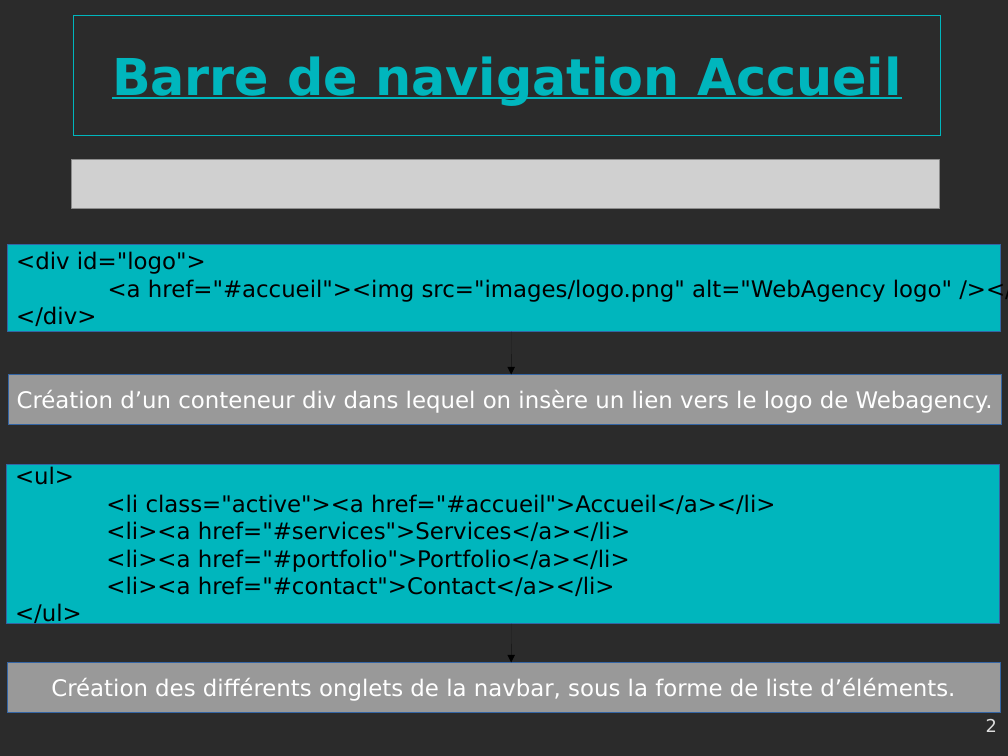
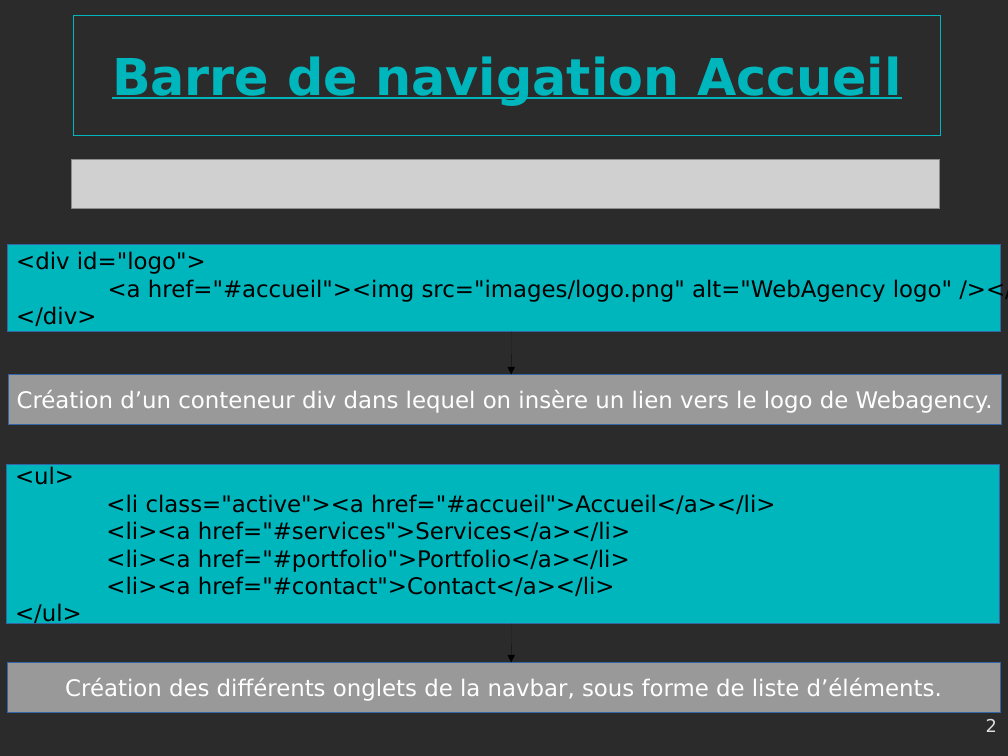
Before and after one commit to gambit13009/webagency, a slide deck: slide 2 of Webagency-presentation.odp. Drawn at 1008x756 pixels with LibreOffice and Linux fonts; fonts in the diff are those of the drawing; grey boxes stand for pictures; background and template pictures are left out; a plain dark background stands for a picture behind light text. Boxes give left, top, right and bottom in pixels: in the first picture for what was removed or moved away, otherwise in the second. Text is boxed around its words. In the diff, an @@ line names an element or a change of style, - is before the commit and + after.

```diff
--- a/Webagency-presentation.odp
+++ b/Webagency-presentation.odp
@@ text in rectangle at bbox=[65, 678, 942, 701]: text changed @@
-Création des différents onglets de la navbar, sous la forme de liste d’éléments.
+Création des différents onglets de la navbar, sous forme de liste d’éléments.
```
Also in this commit, not shown: 2 other slides changed, 2 other files.
